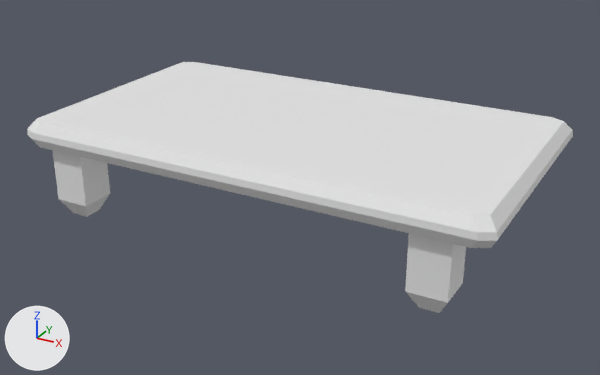
The FBX model Assets/Models/Furnitures/Coffee table.fbx, before and after one commit.
The view is the same before and after, from a camera (50 mm lens) standing at (-1.04, -8.82, 4.55) and looking at (-5.58, -0.58, 0.43). The lights are fixed; the arrows at lower left show +X, +Y and +Z. Where no turn or scale is listed for an object, it has been applied to the vertices.

Objects in the first picture: 'Coffee table'.
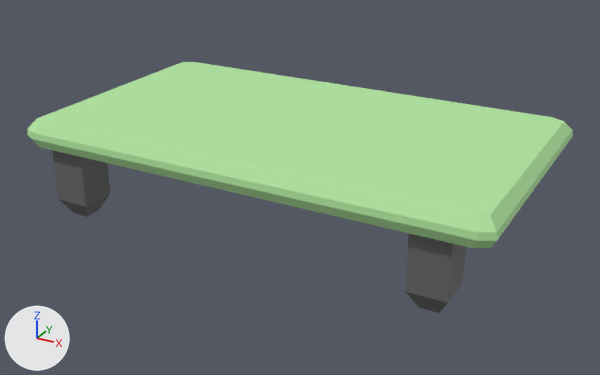
Changed parts and their boxes [x1, y1, x2, y2] in the pictures (600 x 375 px):
part 1 of me_cube_035, recoloured (white to green)
    both: [27, 62, 573, 248]
part 2 of me_cube_035, recoloured
    both: [52, 150, 466, 313]

Edits to the bpy script that builds the scene:
```text
Add mat_soft_grey:
    mat_soft_grey = principled_material('Soft grey')
    mat_soft_grey.base_color = (0.133, 0.133, 0.133)  # dark grey #666666
    mat_soft_grey.roughness = 0.69
Add mat_accesable_green:
    mat_accesable_green = principled_material('Accesable green')
    mat_accesable_green.base_color = (0.446, 0.8, 0.356)  # green #b2e7a1
    mat_accesable_green.roughness = 0.69
Change me_cube_035:
    where me_cube_035.from_pydata(...)  # 80 vertices, 62 faces; spans x -2.91..2.91, y -1.65..1.65, z -1.15..0.09
    used by ob_coffee_table; location = (-5.631, -0.495, 1.182)
    me_cube_035 part 1: all 26 faces that had it switch from mat_material_002 (white #e7e7e7) to mat_accesable_green (green #b2e7a1)
    me_cube_035 part 2: all 36 faces that had it switch from mat_material_004 (white #e7e7e7) to mat_soft_grey (dark grey #666666)
```
